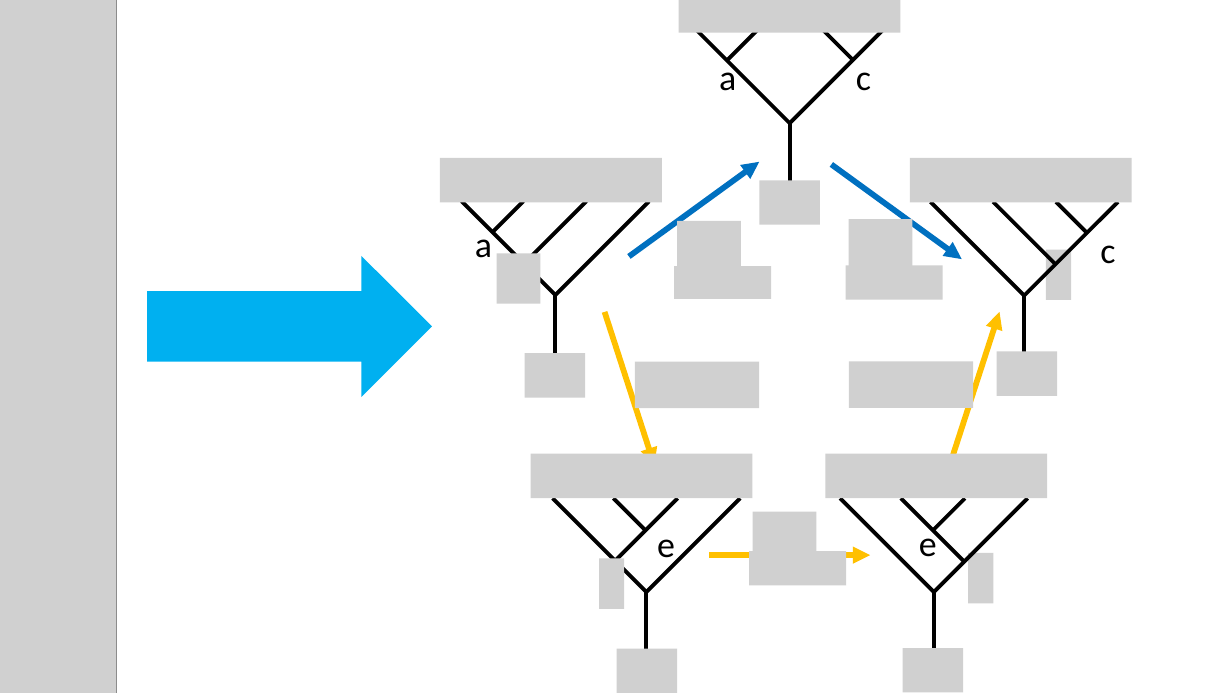
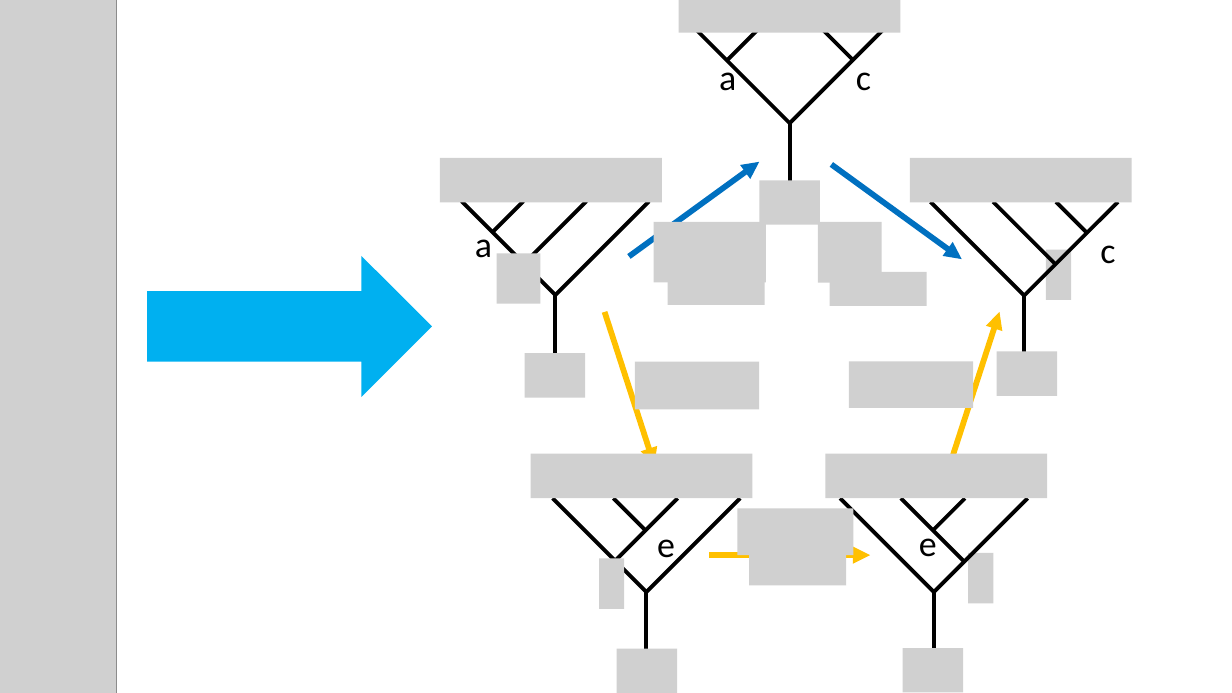
Before and after one commit to yk-liu/yk-liu.github.io, a slide deck: slide 6 of _posts/2019-05-14-Introduction-to-QC-and-TQC-Ising-Anyons/assets/pics.source.pptx. Drawn at 1232x693 pixels with LibreOffice and Linux fonts; fonts in the diff are those of the drawing; grey boxes stand for pictures. Boxes give left, top, right and bottom in pixels: in the first picture for what was removed or moved away, otherwise in the second. Text is boxed around its words. In the diff, an @@ line names an element or a change of style, - is before the commit and + after.

```diff
--- a/_posts/2019-05-14-Introduction-to-QC-and-TQC-Ising-Anyons/assets/pics.source.pptx
+++ b/_posts/2019-05-14-Introduction-to-QC-and-TQC-Ising-Anyons/assets/pics.source.pptx
@@ picture: place and size @@
-picture at (677,221,741,266)
+picture at (654,222,766,283)
@@ picture: place and size @@
-picture at (848,219,912,266)
+picture at (818,222,882,283)
@@ picture: place and size @@
-picture at (675,266,772,299)
+picture at (668,273,765,305)
@@ picture: place and size @@
-picture at (846,265,943,299)
+picture at (830,272,927,306)
@@ picture: place and size @@
-picture at (753,512,817,558)
+picture at (738,508,854,555)
```
Also in this commit, not shown: 1 other file.
